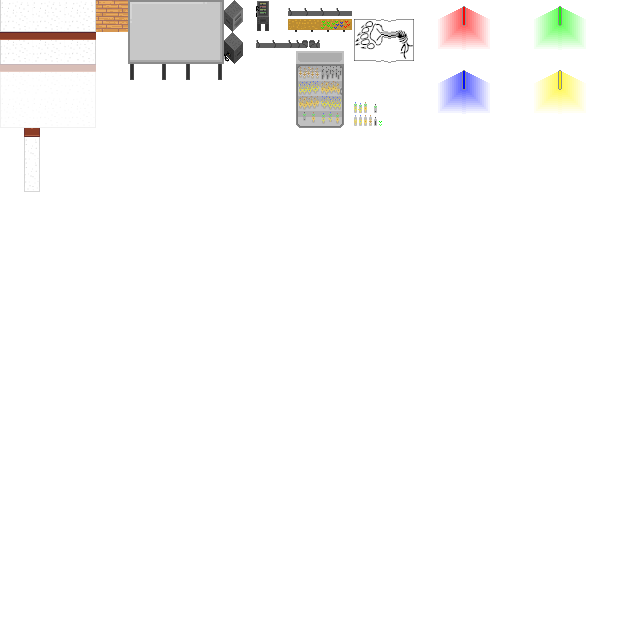
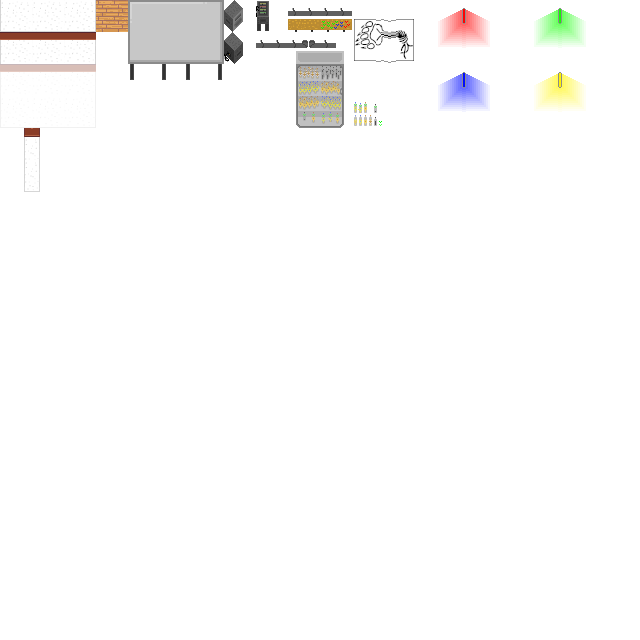
The second 640 × 640 image is a revision of the first. Changes to its layers:
painted on "Ebene" over [256, 6, 586, 114]
